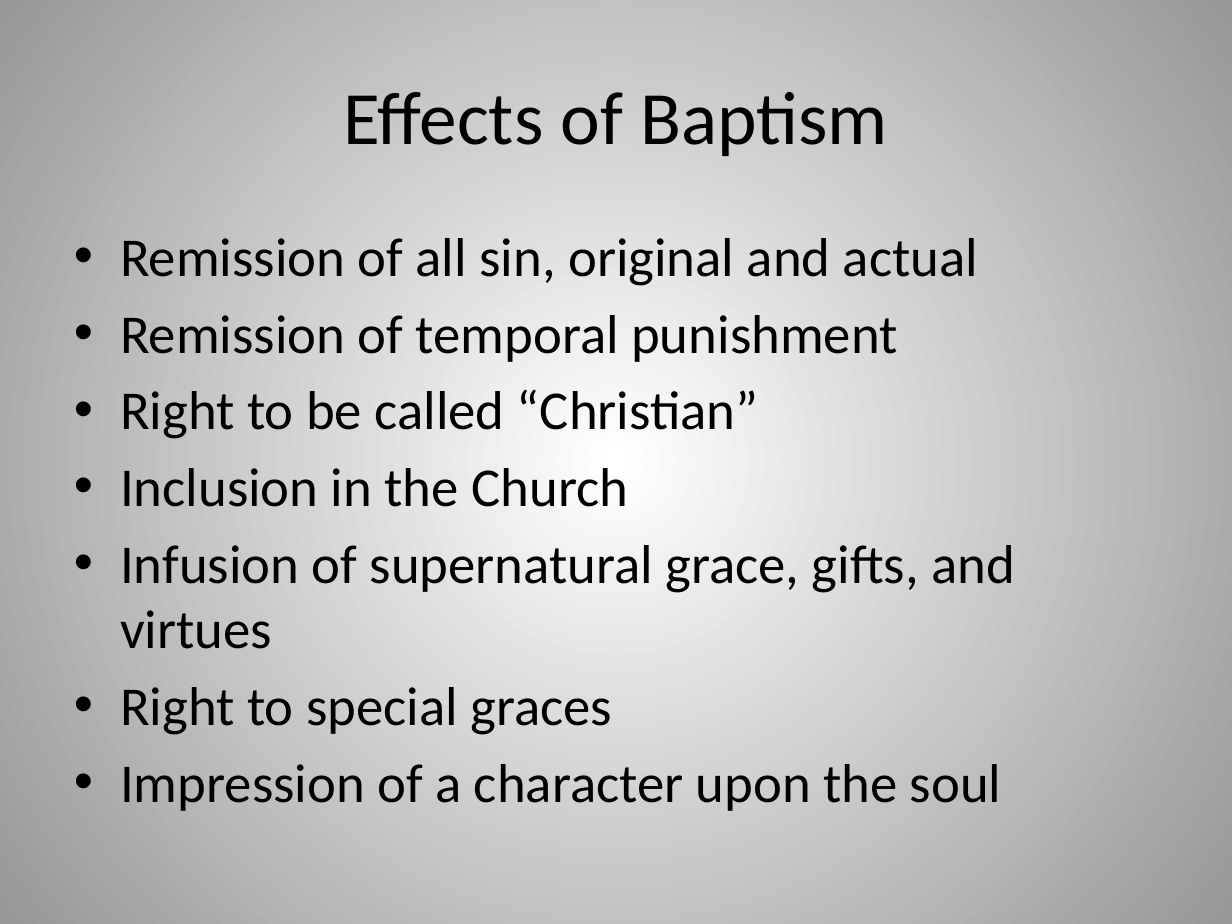
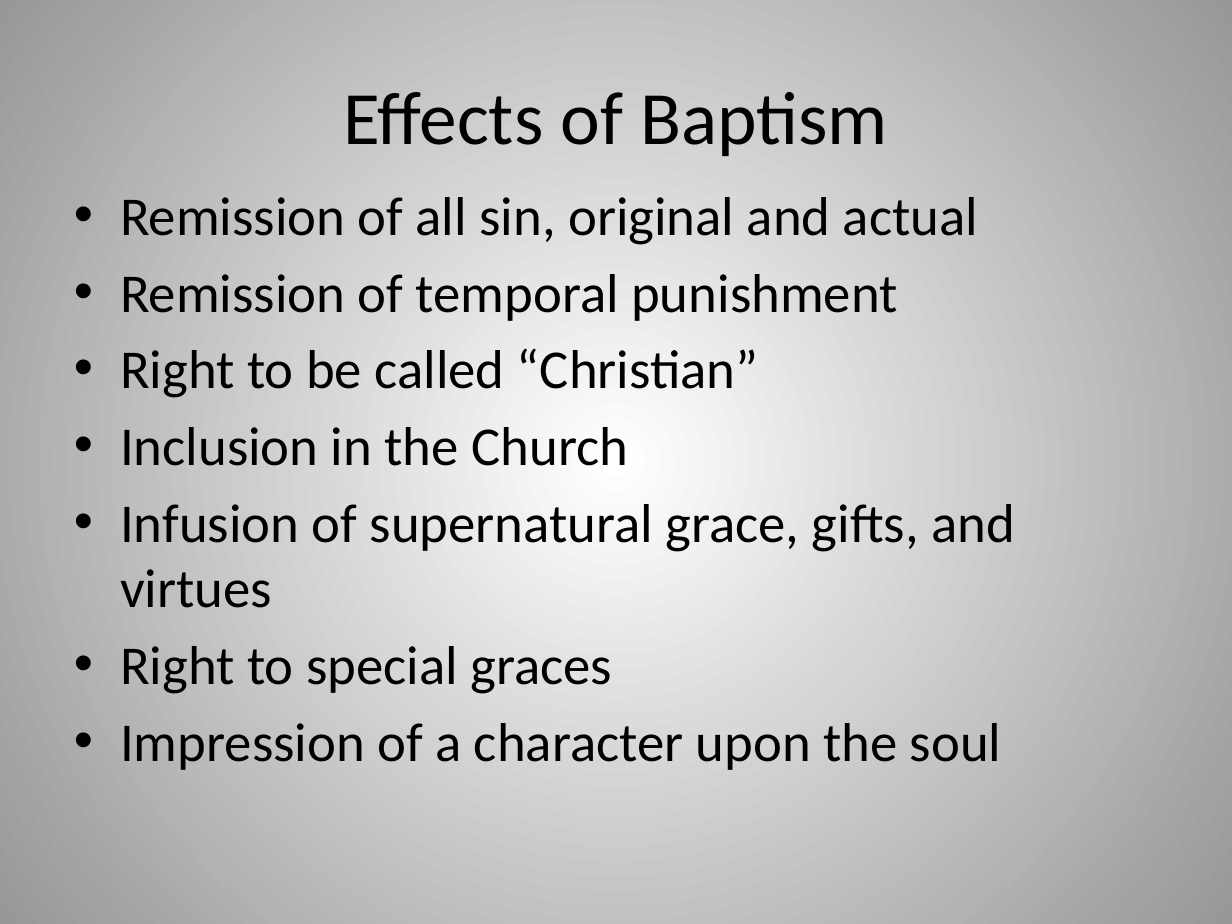
Before and after one commit to chadmyers/junkdrawer, a slide deck: slide 11 of baptismclass/Baptism.pptx. Drawn at 1232x924 pixels with LibreOffice and Linux fonts; fonts in the diff are those of the drawing. Boxes give left, top, right and bottom in pixels: in the first picture for what was removed or moved away, otherwise in the second. Text is boxed around its words. In the diff, an @@ line names an element or a change of style, - is before the commit and + after.

```diff
--- a/baptismclass/Baptism.pptx
+++ b/baptismclass/Baptism.pptx
@@ text "Remission of all sin, original ...": place and size @@
-text "Remission of all sin, original ..." at bbox=[120, 238, 1015, 811]
+text "Remission of all sin, original ..." at bbox=[120, 197, 1015, 770]
```
Also in this commit, not shown: 3 other slides changed.
